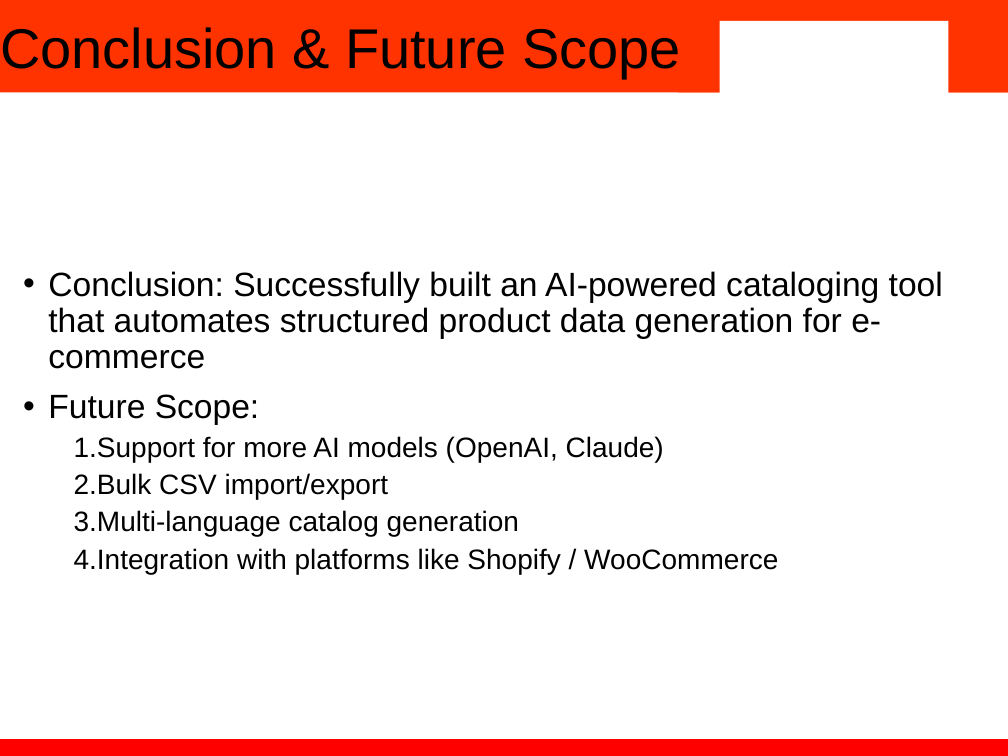
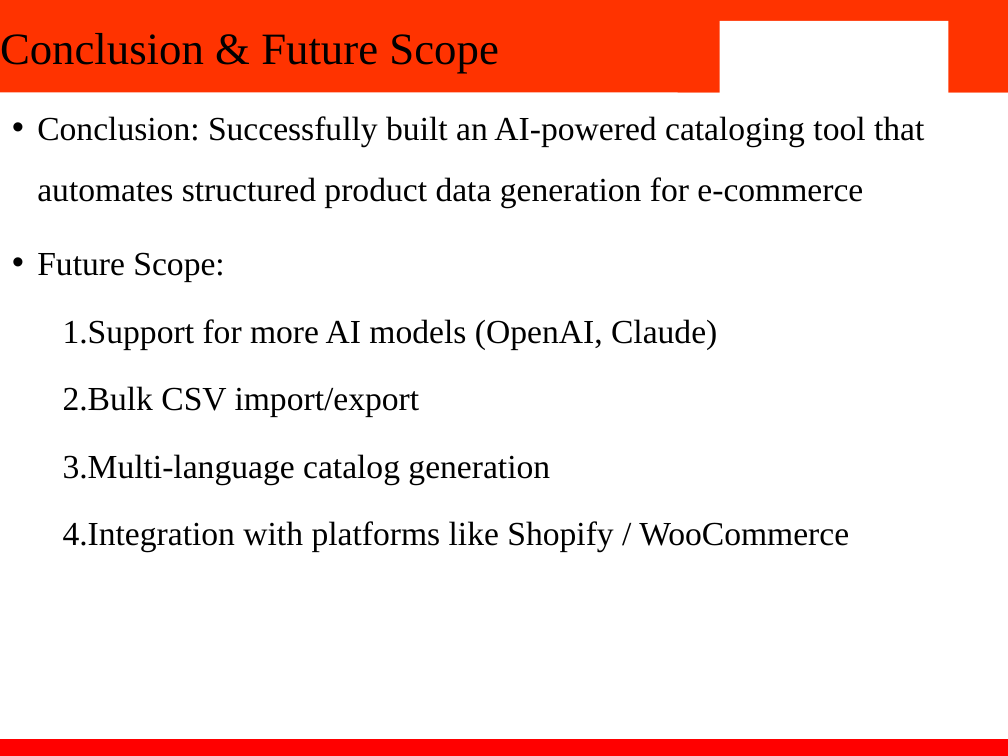
Before and after one commit to Dhruv-Sood/smart-catalogue, a slide deck: slide 7 of Report and PPT/PPT_2210992328_2210990757_2210990279_2210992161.pptx (slide 5 before the commit). Drawn at 1008x756 pixels with LibreOffice and Linux fonts; fonts in the diff are those of the drawing; background and template pictures are left out. Boxes give left, top, right and bottom in pixels: in the first picture for what was removed or moved away, otherwise in the second. Text is boxed around its words. In the diff, an @@ line names an element or a change of style, - is before the commit and + after.

```diff
--- a/Report and PPT/PPT_2210992328_2210990757_2210990279_2210992161.pptx
+++ b/Report and PPT/PPT_2210992328_2210990757_2210990279_2210992161.pptx
@@ title "Conclusion & Future Scope" at bbox=[0, 33, 498, 74]: size 40 to 32 pt, font Arial to Times New Roman @@
@@ subtitle "Conclusion: Successfully built an AI-powered ...": place and size @@
-subtitle "Conclusion: Successfully built an AI-powered ..." at bbox=[48, 271, 943, 574]
+subtitle "Conclusion: Successfully built an AI-powered ..." at bbox=[37, 116, 924, 552]
@@ subtitle "Conclusion: Successfully built an AI-powered ..." at bbox=[37, 116, 924, 552]: font Arial to Times New Roman; size 20 to 24 pt in "1.Support for more AI models (OpenAI, Claude)", "2.Bulk CSV import/export", "3.Multi-language catalog generation", "4.Integration with platforms like Shopify / WooCommerce"; line spacing 0.9 to 1.5 @@
```
Also in this commit, not shown: 3 other slides changed, 2 slides added.
